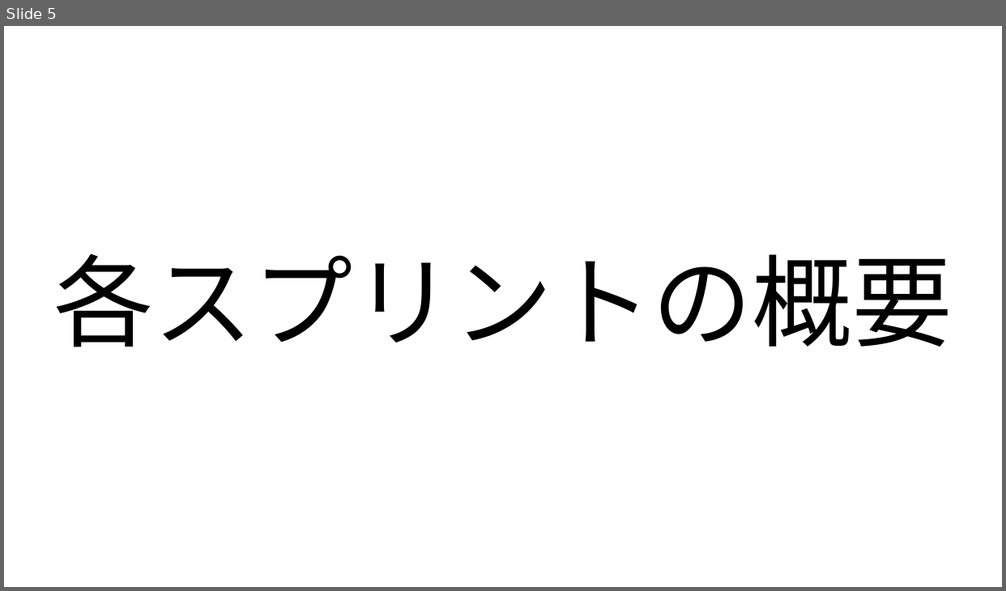
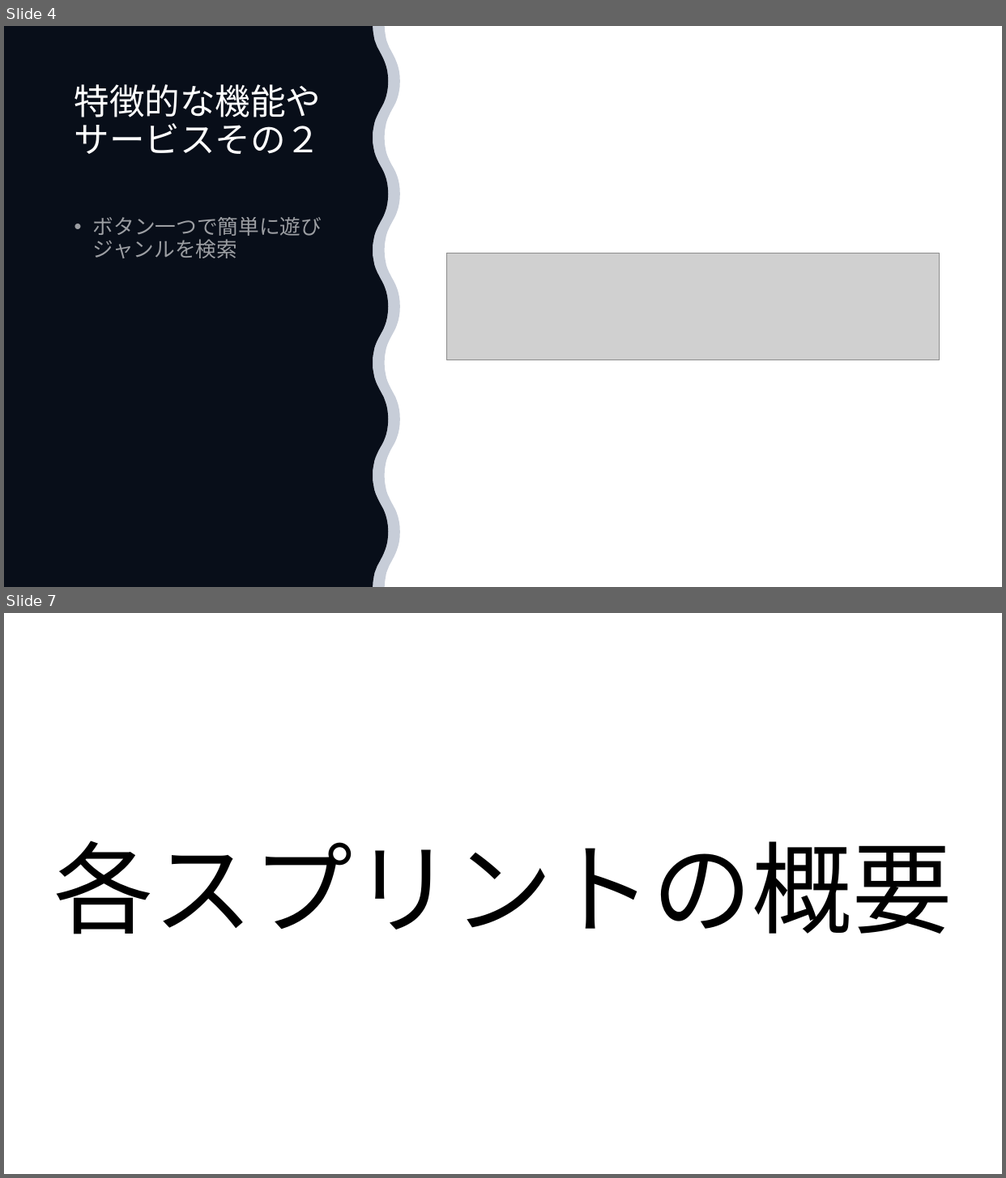
Before and after one commit to limich001/PlaySpace, a slide deck: プレゼンのやつ.pptx. Shown one above the other, each under a label of ours: slide 5 before the commit, slides 4 and 7 after it; the slides between them are not shown. The pictures are 1006x591 and 1006x1178 pixels, drawn with LibreOffice and Linux fonts; fonts in the diff are those of the drawing; grey boxes stand for pictures. Boxes give left, top, right and bottom in pixels: in the first picture for what was removed or moved away, otherwise in the second. Text is boxed around its words. In the diff, an @@ line names an element or a change of style, - is before the commit and + after.

```diff
--- a/プレゼンのやつ.pptx
+++ b/プレゼンのやつ.pptx
@@ slide 4 added at [4,26,1002,587], background #FFFFFF @@
@@ freeform shape added at [4,26,388,587], fill #000000 @@
@@ freeform shape added at [4,26,400,587], fill #203864 at 25% opacity @@
@@ title added at [74,84,322,154], 34 pt, text #FFFFFF @@
+特徴的な機能やサービスその２
@@ text added at [93,217,322,258], 20 pt, text #FFFFFF at 60% opacity @@
+• ボタン一つで簡単に遊びジャンルを検索
@@ picture added at [447,253,940,360] @@
@@ what was slide 5 is now slide 7 @@
```
Also in this commit, not shown: 9 slides changed, 2 other slides added.
